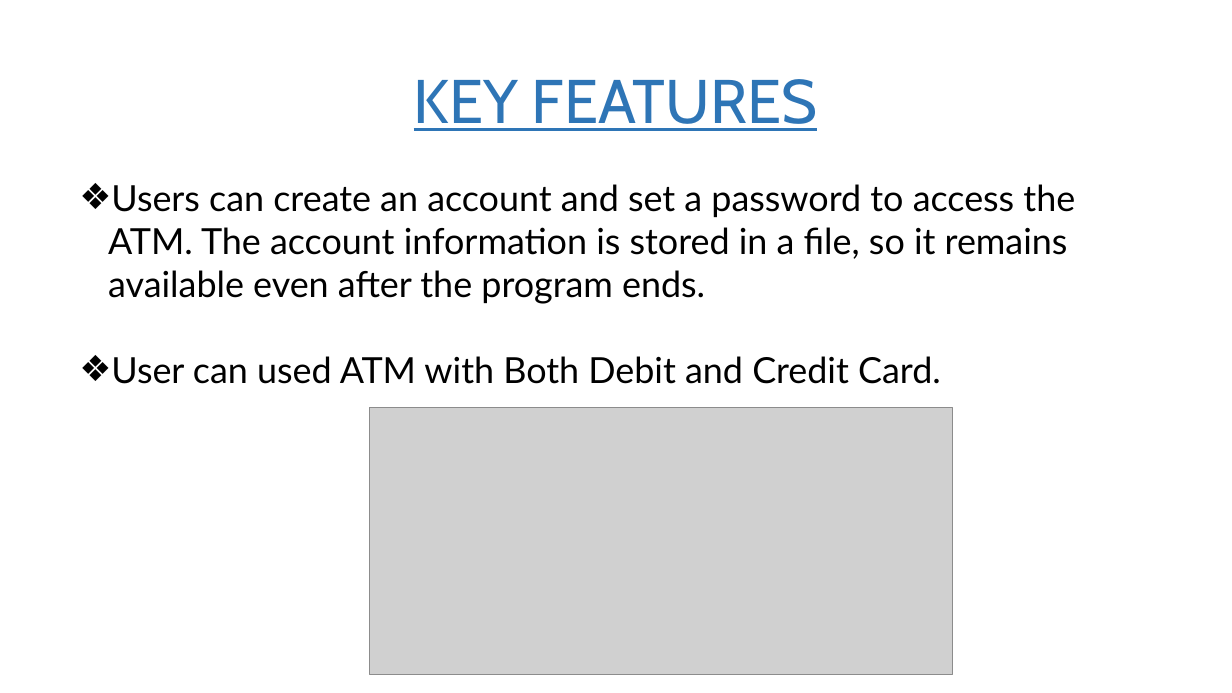
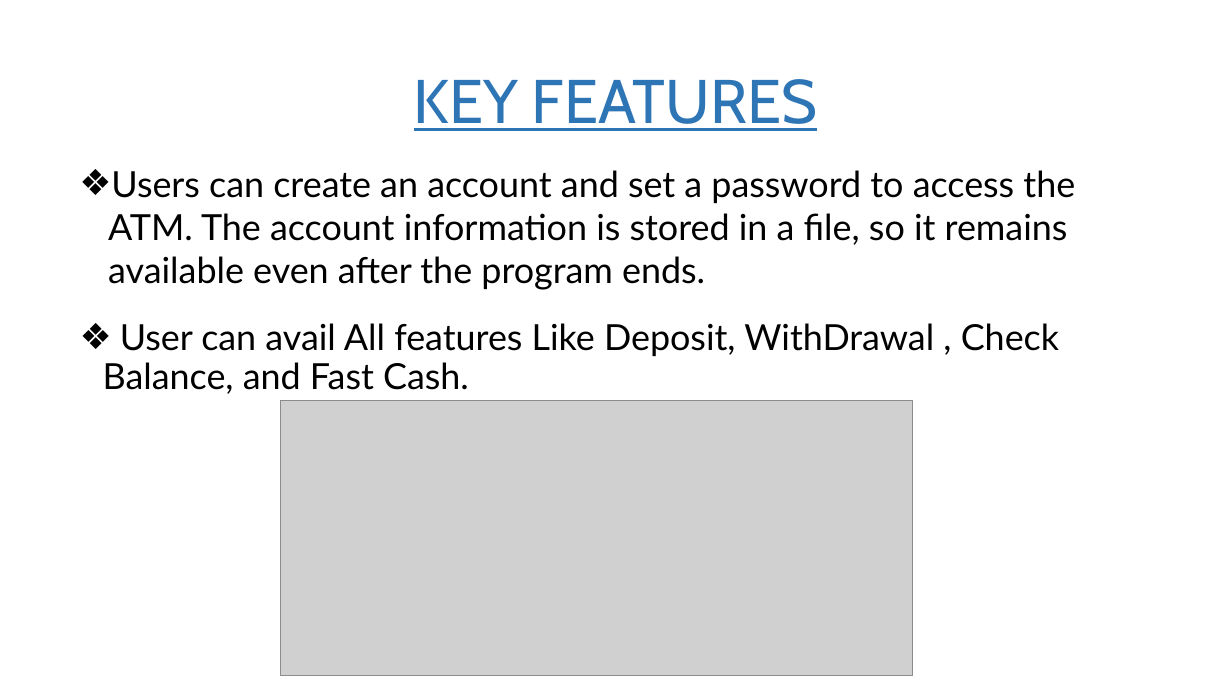
Before and after one commit to muhammadsami1-it/Programming-Fundamentals, a slide deck: slide 3 of ccp project/Presentation/BANKING SYSTEM WITH ATM.pptx. Drawn at 1232x693 pixels with LibreOffice and Linux fonts; fonts in the diff are those of the drawing; grey boxes stand for pictures. Boxes give left, top, right and bottom in pixels: in the first picture for what was removed or moved away, otherwise in the second. Text is boxed around its words. In the diff, an @@ line names an element or a change of style, - is before the commit and + after.

```diff
--- a/ccp project/Presentation/BANKING SYSTEM WITH ATM.pptx
+++ b/ccp project/Presentation/BANKING SYSTEM WITH ATM.pptx
@@ text "Users can create an account ...": place and size @@
-text "Users can create an account ..." at <box>108,184,1075,384</box>
+text "Users can create an account ..." at <box>108,170,1075,290</box>
@@ text added at <box>103,323,1059,394</box>, 28 pt, text #000000 @@
+❖ User can avail All features Like Deposit, WithDrawal , Check Balance, and Fast Cash.
@@ text at <box>111,356,941,384</box>: paragraph removed @@
-❖ User can used ATM with Both Debit and Credit Card.
@@ picture: place and size @@
-picture at <box>370,408,953,675</box>
+picture at <box>281,400,914,676</box>
```
Also in this commit, not shown: 3 other slides changed, 2 other files.
